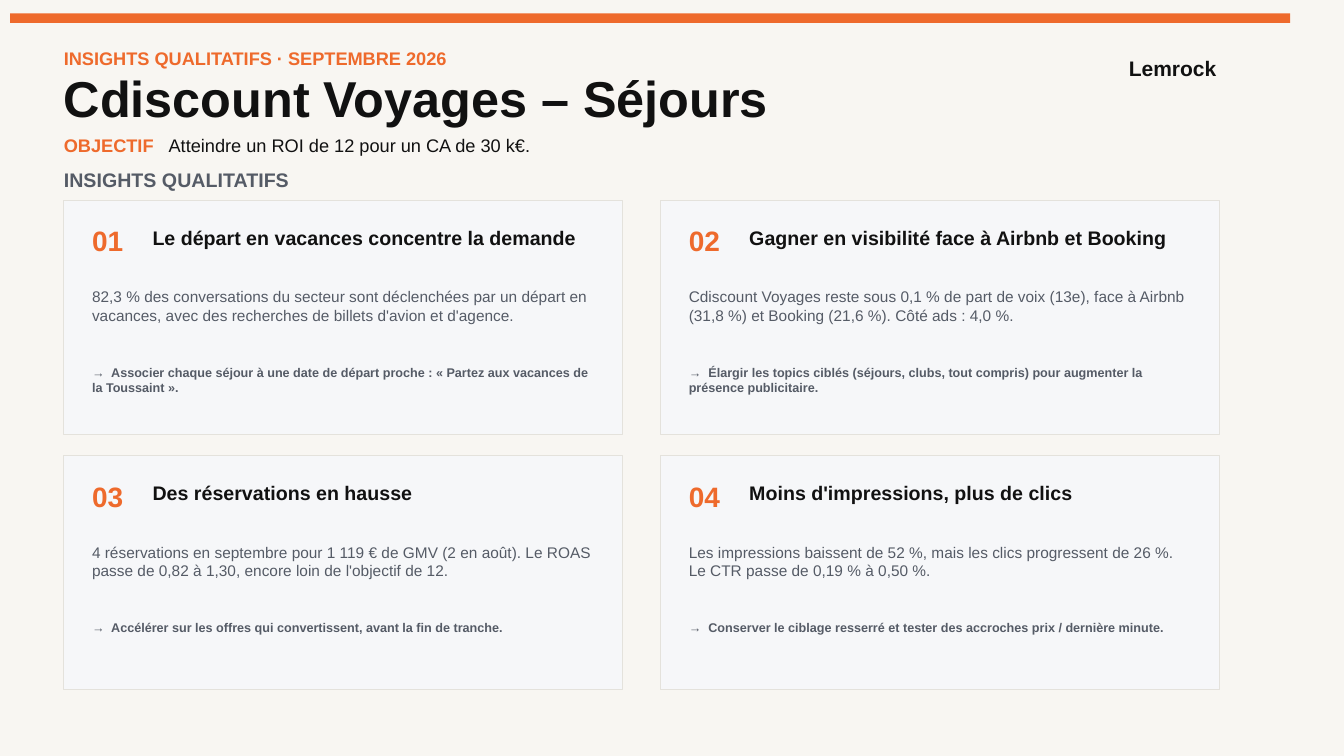
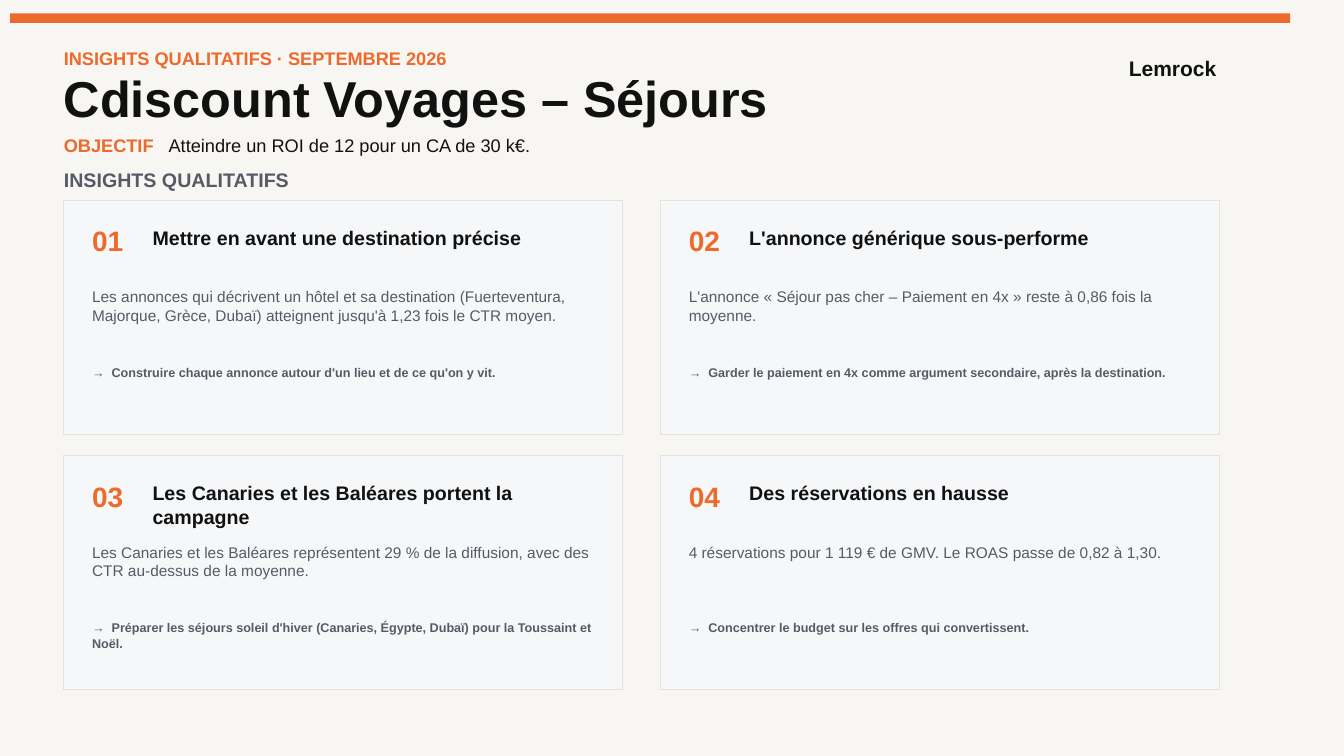
Before and after one commit to stephanemonmarson-creator/Lemrock, a slide deck: slide 14 of rapports/septembre/121026_Customer Success_Septembre 26.pptx (slide 16 before the commit). Drawn at 1344x756 pixels with LibreOffice and Linux fonts; fonts in the diff are those of the drawing. Boxes give left, top, right and bottom in pixels: in the first picture for what was removed or moved away, otherwise in the second. Text is boxed around its words. In the diff, an @@ line names an element or a change of style, - is before the commit and + after.

```diff
--- a/rapports/septembre/121026_Customer Success_Septembre 26.pptx
+++ b/rapports/septembre/121026_Customer Success_Septembre 26.pptx
@@ text at bbox=[153, 230, 521, 249]: text changed @@
-Le départ en vacances concentre la demande
+Mettre en avant une destination précise
@@ text at bbox=[749, 230, 1088, 249]: text changed @@
-Gagner en visibilité face à Airbnb et Booking
+L'annonce générique sous-performe
@@ text at bbox=[92, 290, 565, 324]: text changed @@
-82,3 % des conversations du secteur sont déclenchées par un départ en vacances, avec des recherches de billets d'avion et d'agence.
+Les annonces qui décrivent un hôtel et sa destination (Fuerteventura, Majorque, Grèce, Dubaï) atteignent jusqu'à 1,23 fois le CTR moyen.
@@ text at bbox=[689, 290, 1152, 324]: text changed @@
-Cdiscount Voyages reste sous 0,1 % de part de voix (13e), face à Airbnb (31,8 %) et Booking (21,6 %). Côté ads : 4,0 %.
+L'annonce « Séjour pas cher – Paiement en 4x » reste à 0,86 fois la moyenne.
@@ text at bbox=[112, 368, 495, 380]: text changed @@
-→ Associer chaque séjour à une date de départ proche : « Partez aux vacances de la Toussaint ».
+→ Construire chaque annonce autour d'un lieu et de ce qu'on y vit.
@@ text at bbox=[708, 368, 1166, 380]: text changed @@
-→ Élargir les topics ciblés (séjours, clubs, tout compris) pour augmenter la présence publicitaire.
+→ Garder le paiement en 4x comme argument secondaire, après la destination.
@@ text at bbox=[153, 485, 512, 528]: text changed @@
-Des réservations en hausse
+Les Canaries et les Baléares portent la campagne
@@ text at bbox=[749, 485, 1009, 501]: text changed @@
-Moins d'impressions, plus de clics
+Des réservations en hausse
@@ text at bbox=[92, 546, 589, 579]: text changed @@
-4 réservations en septembre pour 1 119 € de GMV (2 en août). Le ROAS passe de 0,82 à 1,30, encore loin de l'objectif de 12.
+Les Canaries et les Baléares représentent 29 % de la diffusion, avec des CTR au-dessus de la moyenne.
@@ text at bbox=[689, 546, 1161, 561]: text changed @@
-Les impressions baissent de 52 %, mais les clics progressent de 26 %. Le CTR passe de 0,19 % à 0,50 %.
+4 réservations pour 1 119 € de GMV. Le ROAS passe de 0,82 à 1,30.
@@ text at bbox=[92, 622, 591, 648]: text changed @@
-→ Accélérer sur les offres qui convertissent, avant la fin de tranche.
+→ Préparer les séjours soleil d'hiver (Canaries, Égypte, Dubaï) pour la Toussaint et Noël.
@@ text at bbox=[708, 623, 1029, 635]: text changed @@
-→ Conserver le ciblage resserré et tester des accroches prix / dernière minute.
+→ Concentrer le budget sur les offres qui convertissent.
```
Also in this commit, not shown: 35 other slides changed, 8 slides removed, 48 other files.
